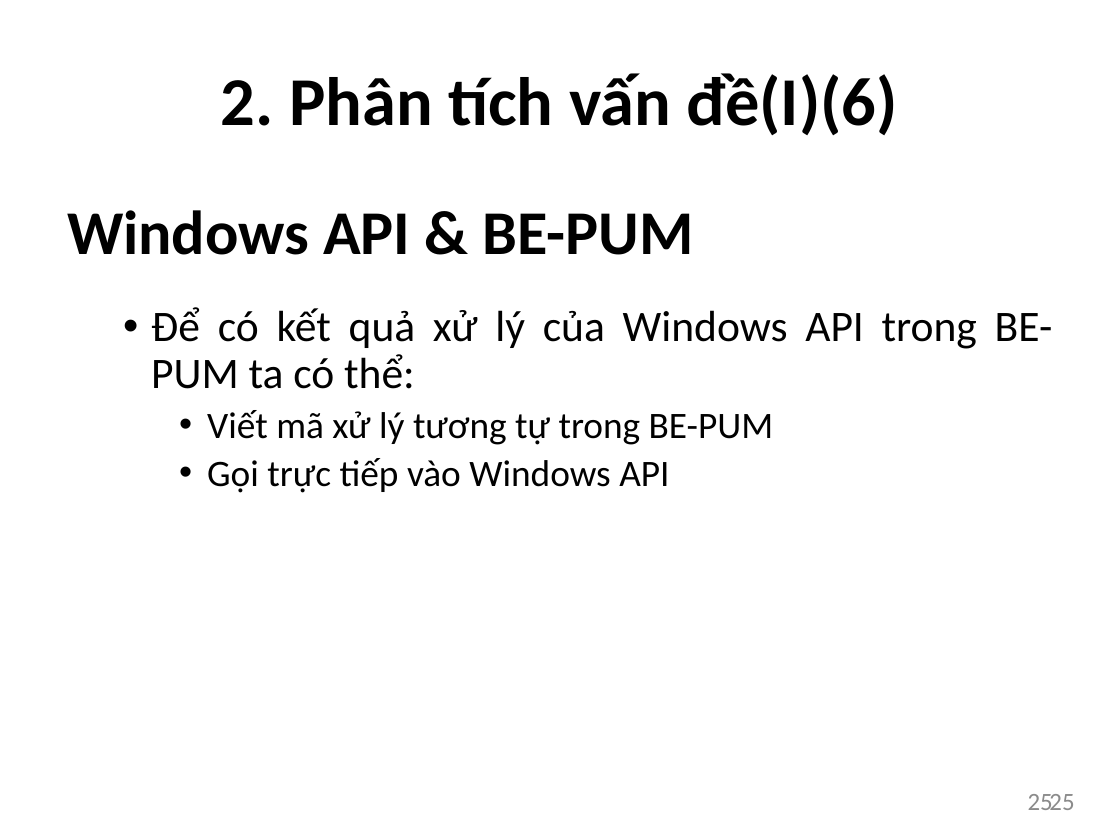
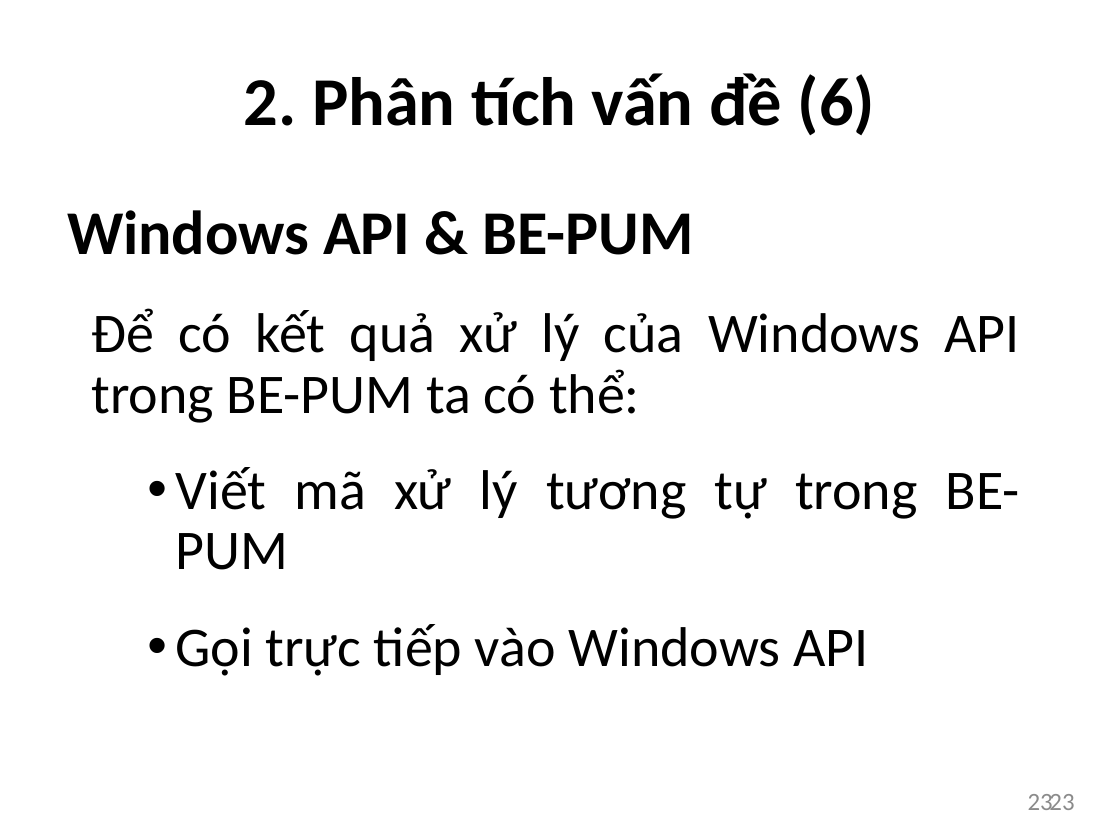
Before and after one commit to bntam/LVTN, a slide deck: slide 23 of Slide/Slide.pptx (slide 25 before the commit). Drawn at 1120x840 pixels with LibreOffice and Linux fonts; fonts in the diff are those of the drawing. Boxes give left, top, right and bottom in pixels: in the first picture for what was removed or moved away, otherwise in the second. Text is boxed around its words. In the diff, an @@ line names an element or a change of style, - is before the commit and + after.

```diff
--- a/Slide/Slide.pptx
+++ b/Slide/Slide.pptx
@@ title at (244, 73, 875, 135): text changed @@
-2. Phân tích vấn đề(I)(6)
+2. Phân tích vấn đề (6)
@@ text "Để có kết quả xử ...": place and size @@
-text "Để có kết quả xử ..." at (151, 307, 1053, 493)
+text "Để có kết quả xử ..." at (91, 308, 1020, 676)
@@ text "Để có kết quả xử ..." at (91, 308, 1020, 676): size 28 to 36 pt in "Để có kết quả xử lý của ..."; size 24 to 36 pt in "Viết mã xử lý tương tự trong ...", "Gọi trực tiếp vào Windows API"; bullet • to none; more space between paragraphs @@
@@ page number at (1028, 794, 1053, 810): text changed @@
-25
+23
@@ page number at (1049, 794, 1074, 810): text changed @@
-25
+23
```
Also in this commit, not shown: 53 other slides changed, 7 slides added, 34 slides removed.
